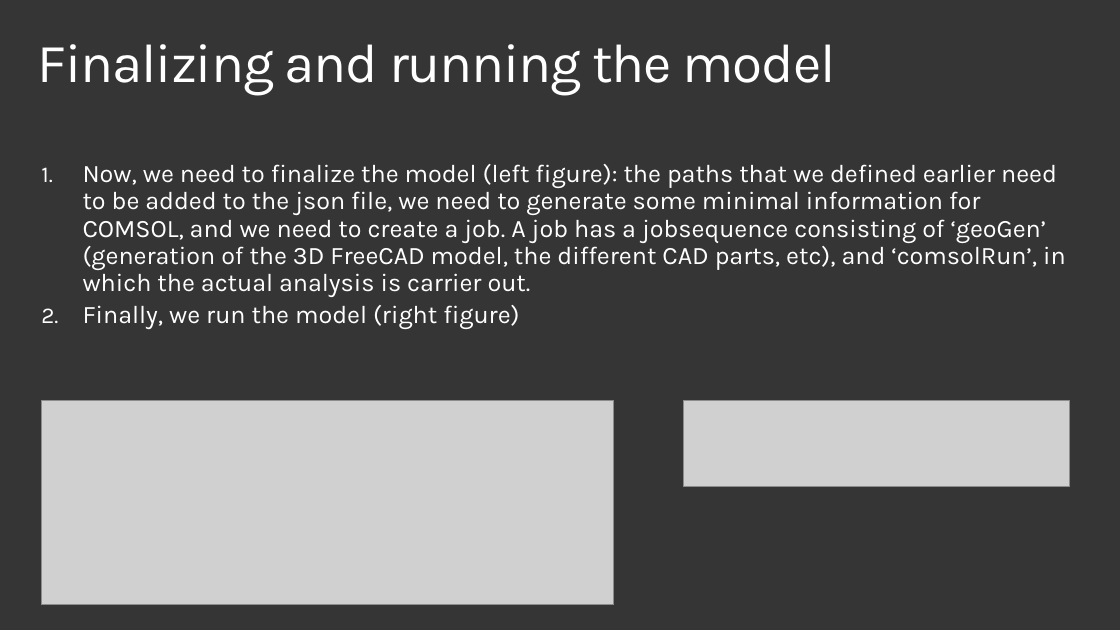
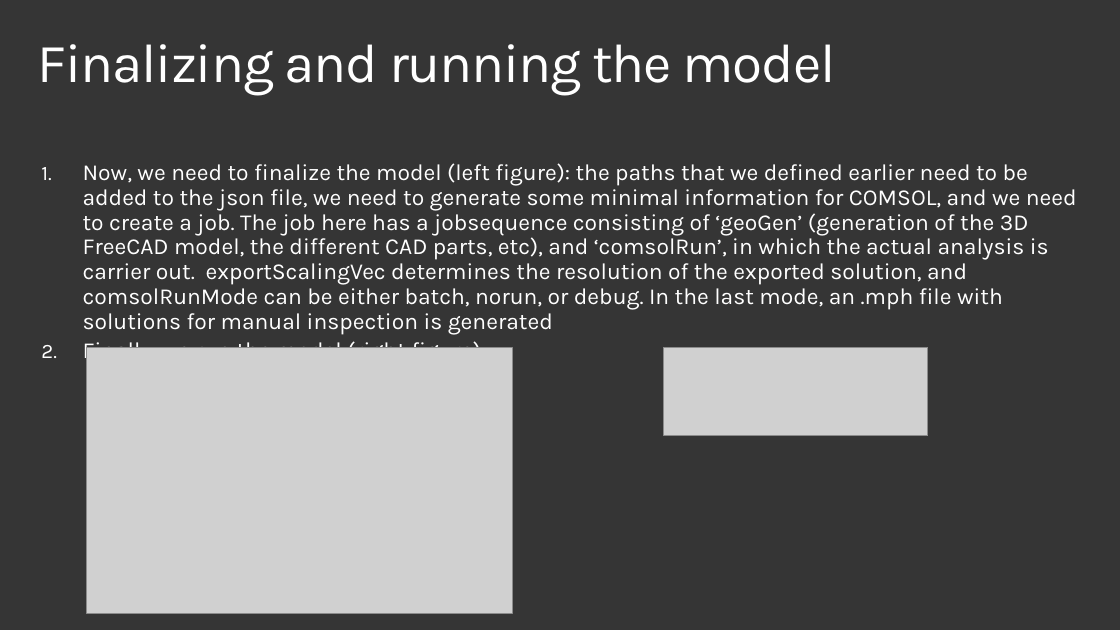
Before and after one commit to microsoft/qmt, a slide deck: slide 17 of examples/1_3D_2DEG/2DEG example.pptx (slide 19 before the commit). Drawn at 1120x630 pixels with LibreOffice and Linux fonts; fonts in the diff are those of the drawing; grey boxes stand for pictures; background and template pictures are left out. Boxes give left, top, right and bottom in pixels: in the first picture for what was removed or moved away, otherwise in the second. Text is boxed around its words. In the diff, an @@ line names an element or a change of style, - is before the commit and + after.

```diff
--- a/examples/1_3D_2DEG/2DEG example.pptx
+++ b/examples/1_3D_2DEG/2DEG example.pptx
@@ text at (x1=83, y1=163, x2=1077, y2=334): text changed; size 22 to 20 pt @@
-1. Now, we need to finalize the model (left figure): the paths that we defined earlier need to be added to the json file, we need to generate some minimal information for COMSOL, and we need to create a job. A job has a jobsequence consisting of ‘geoGen’ (generation of the 3D FreeCAD model, the different CAD parts, etc), and ‘comsolRun’, in which the actual analysis is carrier out.
+1. Now, we need to finalize the model (left figure): the paths that we defined earlier need to be added to the json file, we need to generate some minimal information for COMSOL, and we need to create a job. The job here has a jobsequence consisting of ‘geoGen’ (generation of the 3D FreeCAD model, the different CAD parts, etc), and ‘comsolRun’, in which the actual analysis is carrier out. exportScalingVec determines the resolution of the exported solution, and comsolRunMode can be either batch, norun, or debug. In the last mode, an .mph file with solutions for manual inspection is generated
@@ text at (x1=83, y1=338, x2=481, y2=364): size 22 to 20 pt in "Finally, we run the model (right figure)" @@
@@ picture resized from (x1=41, y1=400, x2=614, y2=604) to (x1=86, y1=348, x2=512, y2=614) @@
@@ picture added at (x1=664, y1=348, x2=928, y2=436) @@
@@ picture removed at (x1=684, y1=400, x2=1070, y2=486) @@
```
Also in this commit, not shown: 4 other slides changed, 2 slides removed, 1 other file.
